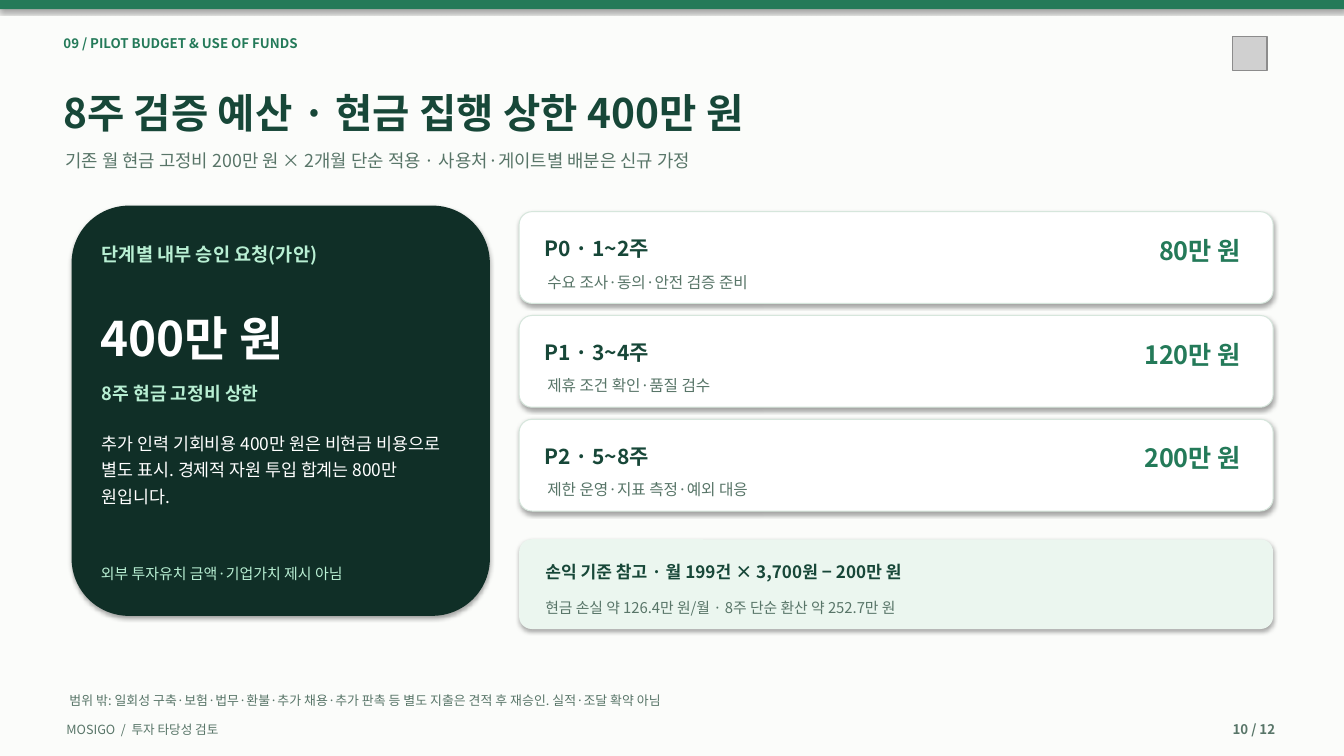
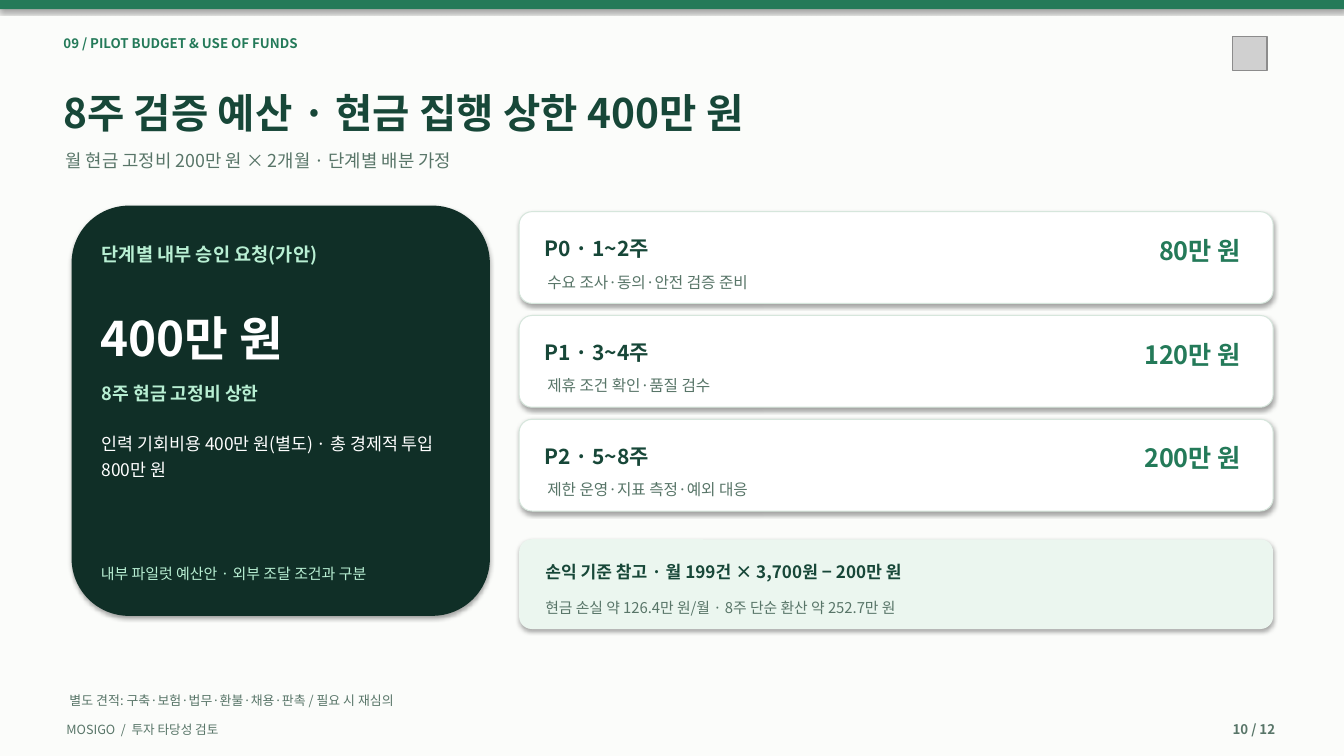
Before and after one commit to dohyunkimmm/mosigo-case-study, a slide deck: slide 10 of downloads/MOSIGO_IR_Investment_Review_12slides.pptx. Drawn at 1344x756 pixels with LibreOffice and Linux fonts; fonts in the diff are those of the drawing; grey boxes stand for pictures. Boxes give left, top, right and bottom in pixels: in the first picture for what was removed or moved away, otherwise in the second. Text is boxed around its words. In the diff, an @@ line names an element or a change of style, - is before the commit and + after.

```diff
--- a/downloads/MOSIGO_IR_Investment_Review_12slides.pptx
+++ b/downloads/MOSIGO_IR_Investment_Review_12slides.pptx
@@ text at bbox=[65, 152, 451, 169]: text changed @@
-기존 월 현금 고정비 200만 원 × 2개월 단순 적용 · 사용처·게이트별 배분은 신규 가정
+월 현금 고정비 200만 원 × 2개월 · 단계별 배분 가정
@@ text at bbox=[102, 435, 434, 477]: text changed @@
-추가 인력 기회비용 400만 원은 비현금 비용으로 별도 표시. 경제적 자원 투입 합계는 800만 원입니다.
+인력 기회비용 400만 원(별도) · 총 경제적 투입 800만 원
@@ text at bbox=[101, 566, 367, 580]: text changed @@
-외부 투자유치 금액·기업가치 제시 아님
+내부 파일럿 예산안 · 외부 조달 조건과 구분
@@ text at bbox=[69, 694, 394, 706]: text changed @@
-범위 밖: 일회성 구축·보험·법무·환불·추가 채용·추가 판촉 등 별도 지출은 견적 후 재승인. 실적·조달 확약 아님
+별도 견적: 구축·보험·법무·환불·채용·판촉 / 필요 시 재심의
```
Also in this commit, not shown: 11 other slides changed, 25 other files.
